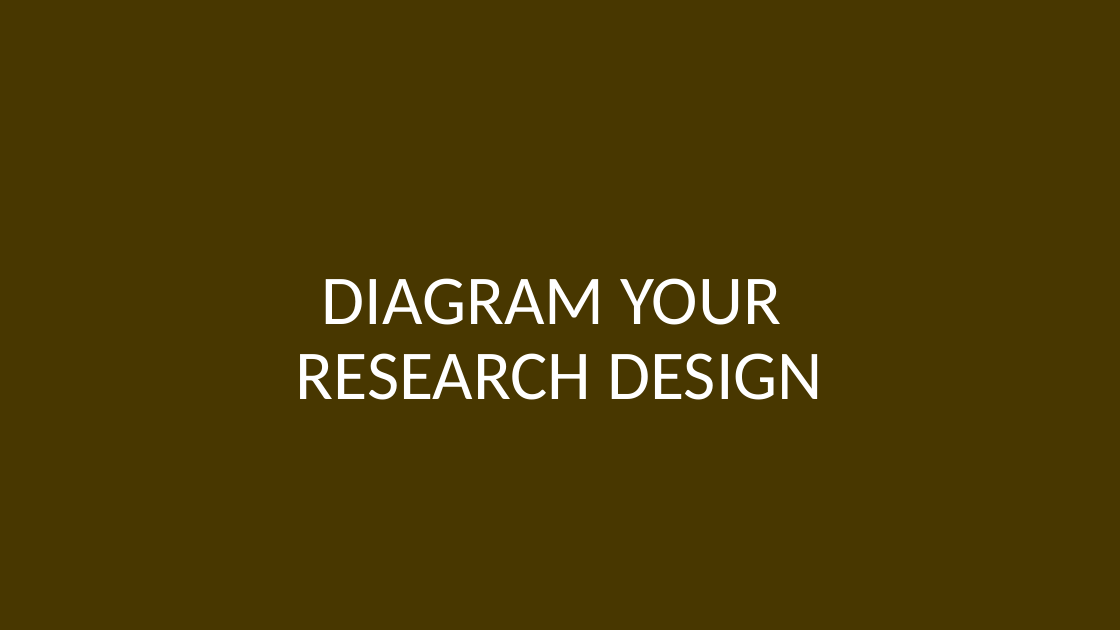
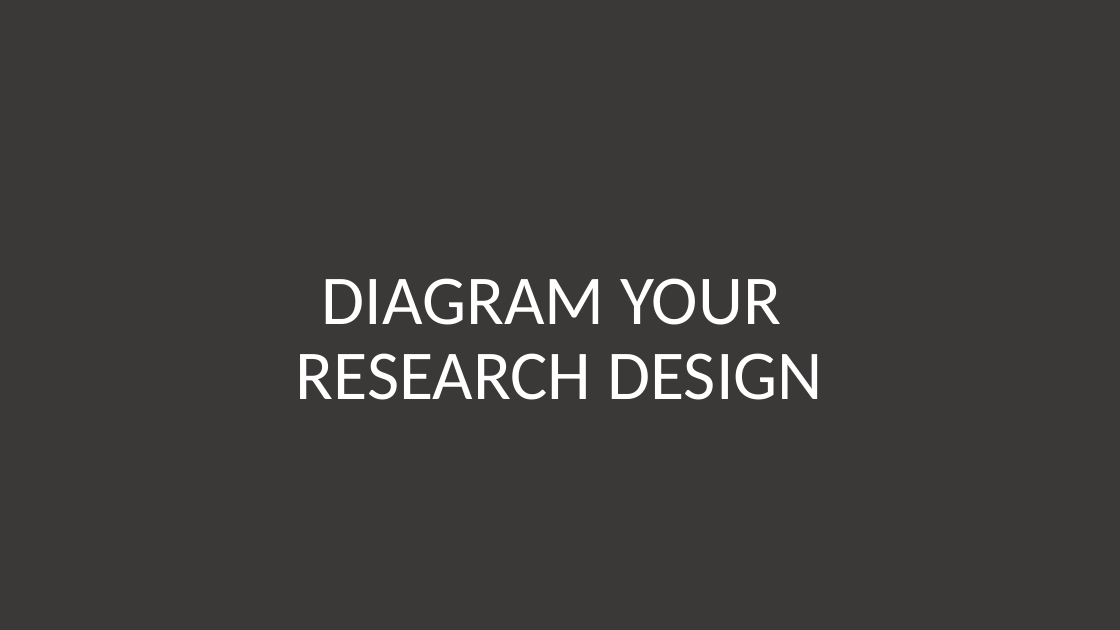
Before and after one commit to DS4PS/cpp-524-sum-2020, a slide deck: slide 1 of lectures/p-04-diagram-your-research-design.pptx. Drawn at 1120x630 pixels with LibreOffice and Linux fonts; fonts in the diff are those of the drawing. Boxes give left, top, right and bottom in pixels: in the first picture for what was removed or moved away, otherwise in the second. Text is boxed around its words. In the diff, an @@ line names an element or a change of style, - is before the commit and + after.

Commit message:
update research design

```diff
--- a/lectures/p-04-diagram-your-research-design.pptx
+++ b/lectures/p-04-diagram-your-research-design.pptx
@@ background #483700 to #3B3838 @@
```
Also in this commit, not shown: 5 other slides changed, 12 slides added.
